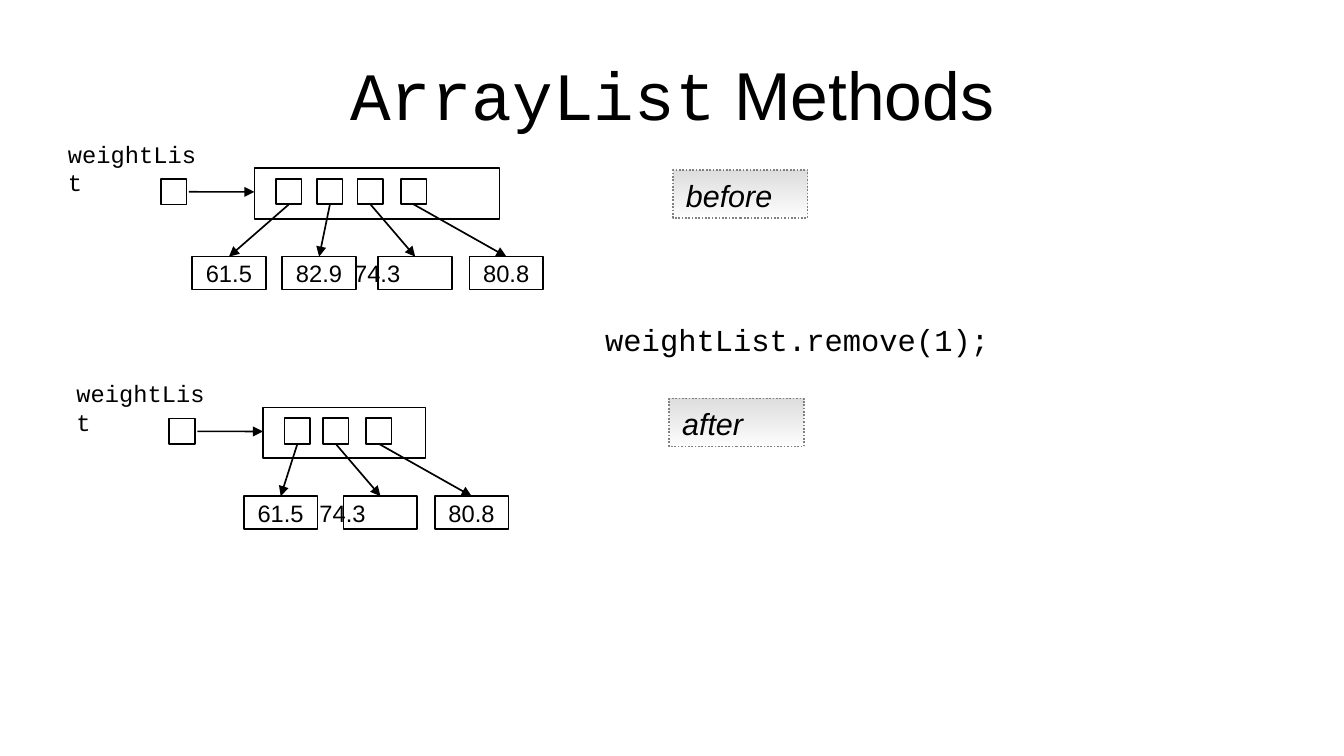
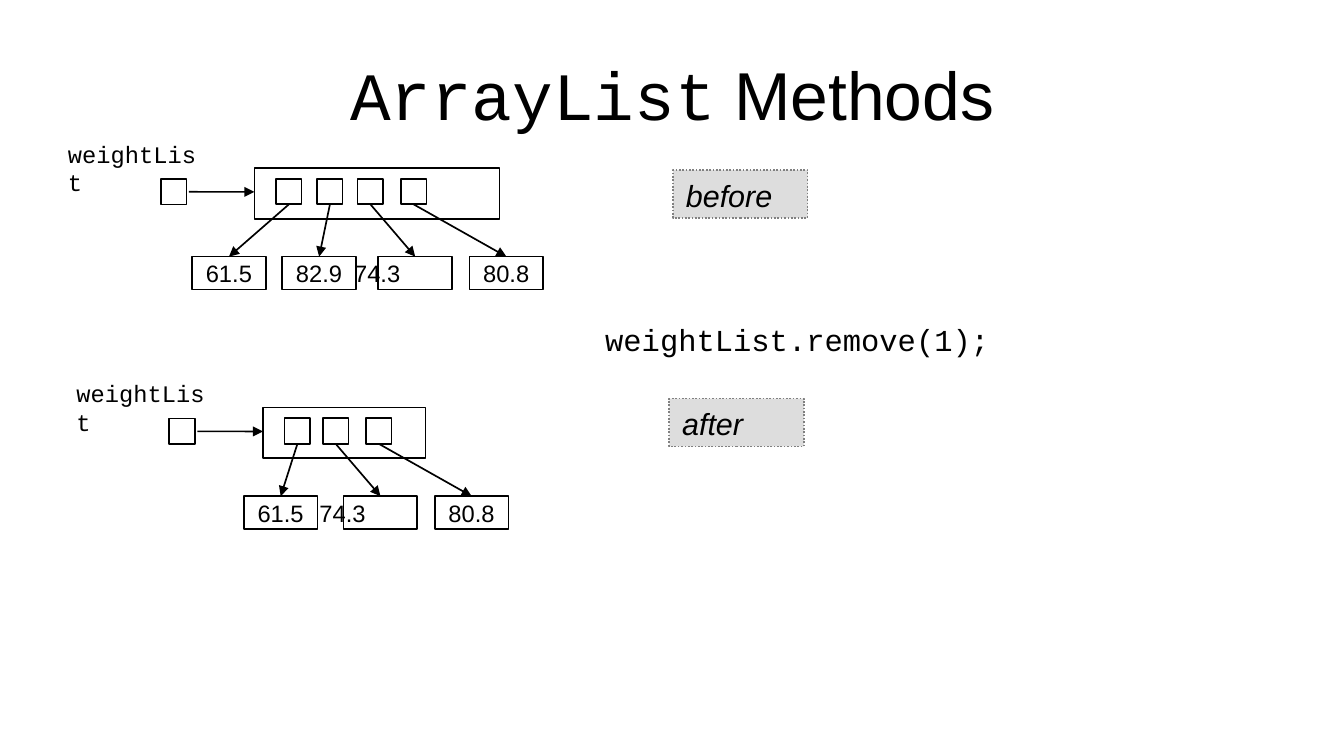
Before and after one commit to jdeisenberg/ThinkJava2Slides, a slide deck: slide 25 of chapter13.pptx. Drawn at 1344x756 pixels with LibreOffice and Linux fonts; fonts in the diff are those of the drawing. Boxes give left, top, right and bottom in pixels: in the first picture for what was removed or moved away, otherwise in the second. Text is boxed around its words. In the diff, an @@ line names an element or a change of style, - is before the commit and + after.

```diff
--- a/chapter13.pptx
+++ b/chapter13.pptx
@@ rectangle "before" at <box>673,171,807,218</box>: fill gradient #DDDDDD to #DDDDDD @@
@@ rectangle "after" at <box>670,399,804,446</box>: fill gradient #DDDDDD to #DDDDDD @@
```
Also in this commit, not shown: 4 other slides changed, 3 other files.
